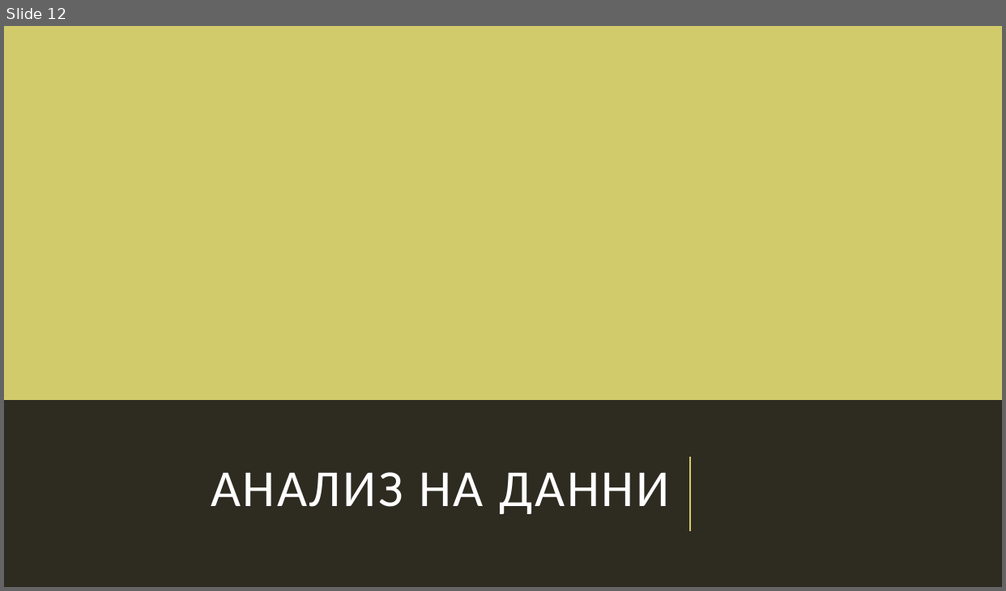
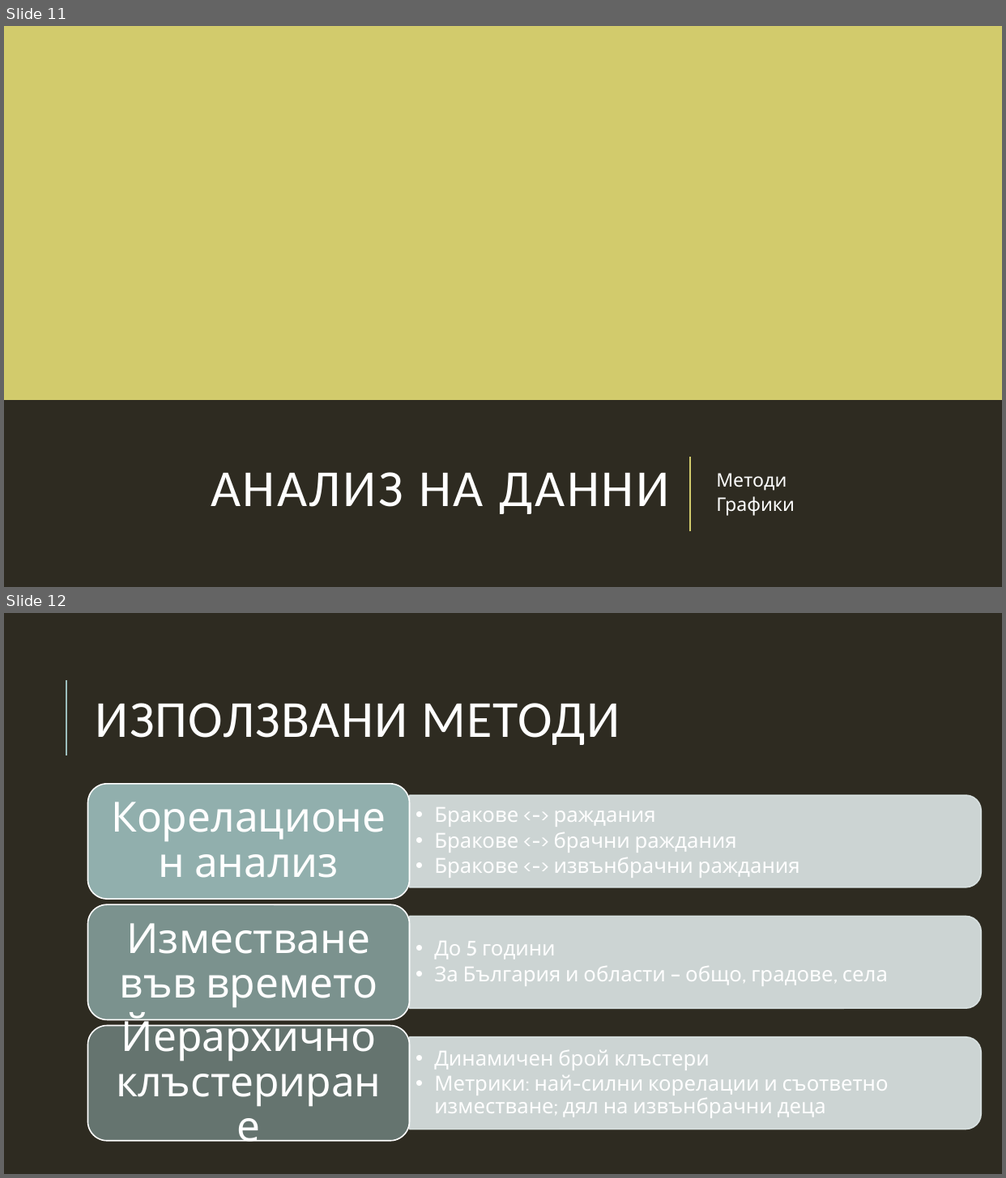
Before and after one commit to sarabadjieva/MITM322_DataMining, a slide deck: Анализ.pptx. Shown one above the other, each under a label of ours: slide 12 before the commit, slides 11 and 12 after it. The pictures are 1006x591 and 1006x1178 pixels, drawn with LibreOffice and Linux fonts; fonts in the diff are those of the drawing. Boxes give left, top, right and bottom in pixels: in the first picture for what was removed or moved away, otherwise in the second. Text is boxed around its words. In the diff, an @@ line names an element or a change of style, - is before the commit and + after.

```diff
--- a/Анализ.pptx
+++ b/Анализ.pptx
@@ slide 12 added at (4, 613, 1002, 1174), background #2E2B21 @@
@@ line added from (66, 756) to (66, 680), #9CBEBD 1.5 pt @@
@@ title added at (96, 703, 620, 745), 50 pt, text #FFFFFF @@
+ИЗПОЛЗВАНИ МЕТОДИ
@@ group added at (88, 784, 982, 1141): 6 texts, 3 round same rects, 3 rounded rectangles @@
+  •• Бракове <-> раждания
+  •• Бракове <-> брачни раждания
+  •• Бракове <-> извънбрачни раждания
+Корелационен анализ
+  •• До 5 години
+  •• За България и области – общо, градове, села
+Изместване във времето
+  •• Динамичен брой клъстери
+  •• Метрики: най-силни корелации и съответно изместване; дял на извънбрачни деца
+Йерархично клъстериране
@@ what was slide 12 is now slide 11 @@
@@ slide 11 changed as well @@
@@ text added at (716, 473, 795, 516), 18 pt, text #FFFFFF @@
+Методи
+Графики
```
Also in this commit, not shown: 7 other slides changed, 23 other slides added, 12 slides removed, 2 other files.
